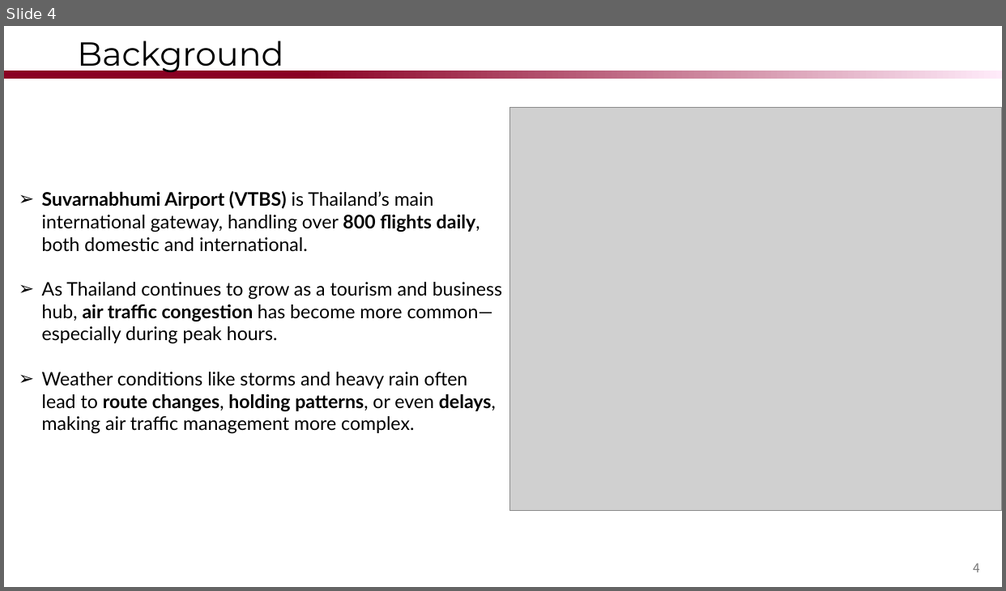
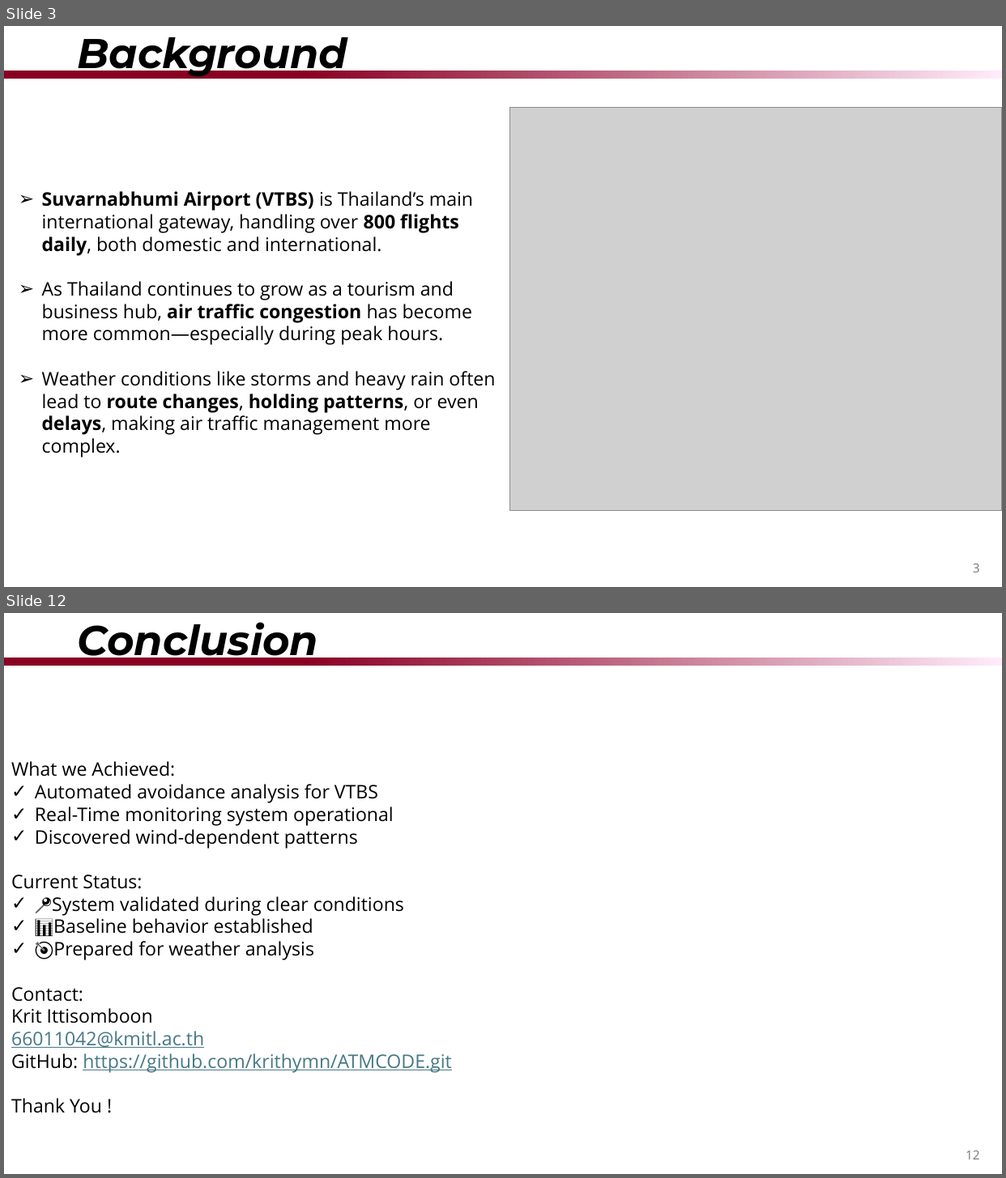
Before and after one commit to krithymn/ATMCODE, a slide deck: ProgressSlide/FinalPresentation.pptx. Shown one above the other, each under a label of ours: slide 4 before the commit, slides 3 and 12 after it; the slides between them are not shown. The pictures are 1006x591 and 1006x1178 pixels, drawn with LibreOffice and Linux fonts; fonts in the diff are those of the drawing; grey boxes stand for pictures; background and template pictures are left out. Boxes give left, top, right and bottom in pixels: in the first picture for what was removed or moved away, otherwise in the second. Text is boxed around its words. In the diff, an @@ line names an element or a change of style, - is before the commit and + after.

```diff
--- a/ProgressSlide/FinalPresentation.pptx
+++ b/ProgressSlide/FinalPresentation.pptx
@@ slide 12 added at box(4, 613, 1002, 1174), background #FFFFFF; not listed: 1 template element that a slide beside it also shows @@
@@ title added at box(77, 622, 318, 666), 40 pt, text #000000, bold, italic @@
+Conclusion
@@ text added at box(11, 761, 451, 1114), 18 pt, text #000000 @@
+What we Achieved:
+✓ Automated avoidance analysis for VTBS
+✓ Real-Time monitoring system operational
+✓ Discovered wind-dependent patterns
+Current Status:
+✓ 📍System validated during clear conditions
+✓ 📊Baseline behavior established
+✓ 🎯Prepared for weather analysis
+Contact:
+Krit Ittisomboon
+66011042@kmitl.ac.th
+GitHub: https://github.com/krithymn/ATMCODE.git
+Thank You !
@@ page number added at box(965, 1151, 980, 1160), 12 pt, text #797979 @@
+12
@@ what was slide 4 is now slide 3 @@
@@ slide 3 changed as well @@
@@ title "Background" at box(77, 37, 347, 79): size 32 to 40 pt, bold on, italic on @@
@@ text "Suvarnabhumi Airport (VTBS) is Thailand’s ..." at box(42, 191, 495, 458): font Lato to Open Sans @@
@@ page number at box(973, 564, 980, 573): text changed; font Noto Sans CJK JP to Open Sans @@
-4
+3
```
Also in this commit, not shown: 1 other slide changed, 9 other slides added, 4 slides removed, 25 other files.
